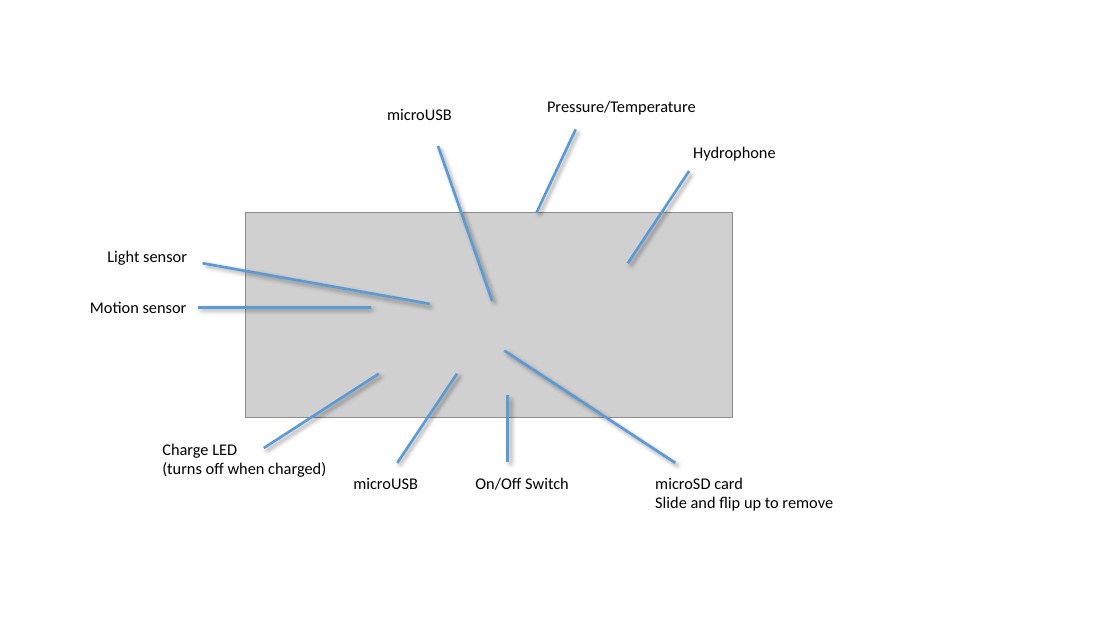
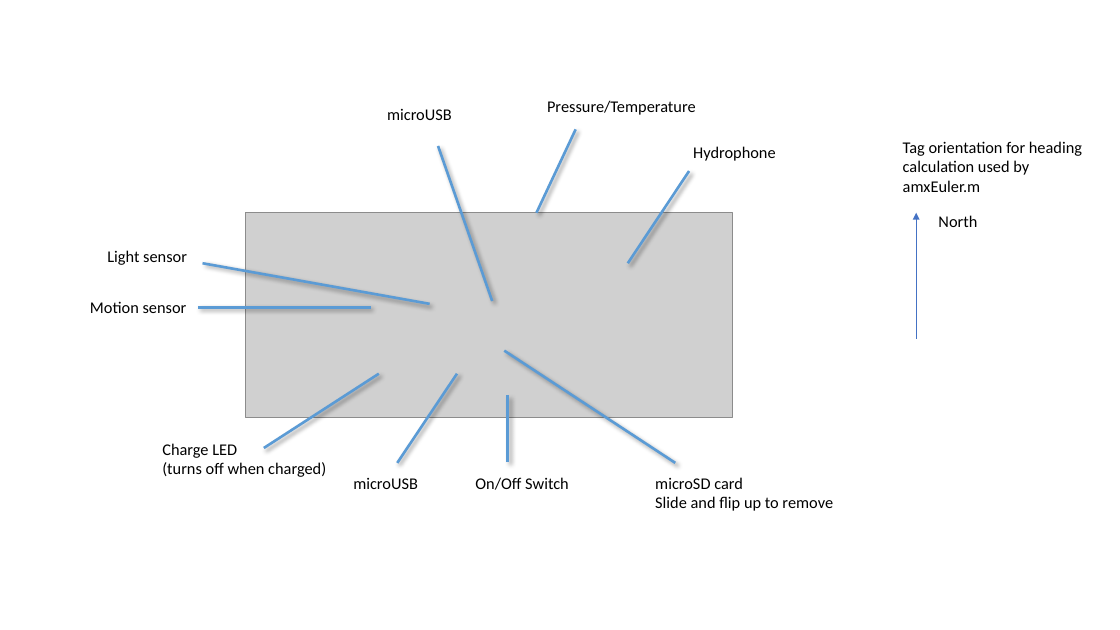
Before and after one commit to loggerhead-instruments/amx, a slide deck: slide 1 of Manual/AMX_labeled.pptx. Drawn at 1120x630 pixels with LibreOffice and Linux fonts; fonts in the diff are those of the drawing; grey boxes stand for pictures. Boxes give left, top, right and bottom in pixels: in the first picture for what was removed or moved away, otherwise in the second. Text is boxed around its words. In the diff, an @@ line names an element or a change of style, - is before the commit and + after.

Commit message:
add tag orientation

```diff
--- a/Manual/AMX_labeled.pptx
+++ b/Manual/AMX_labeled.pptx
@@ text added at bbox=[903, 141, 1082, 192], 14 pt, text #000000 @@
+Tag orientation for heading calculation used by amxEuler.m
@@ arrow added from (917, 339) to (917, 213), #4472C4 0.5 pt @@
@@ text added at bbox=[938, 215, 977, 227], 14 pt, text #000000 @@
+North
```
Also in this commit, not shown: 1 other file.
